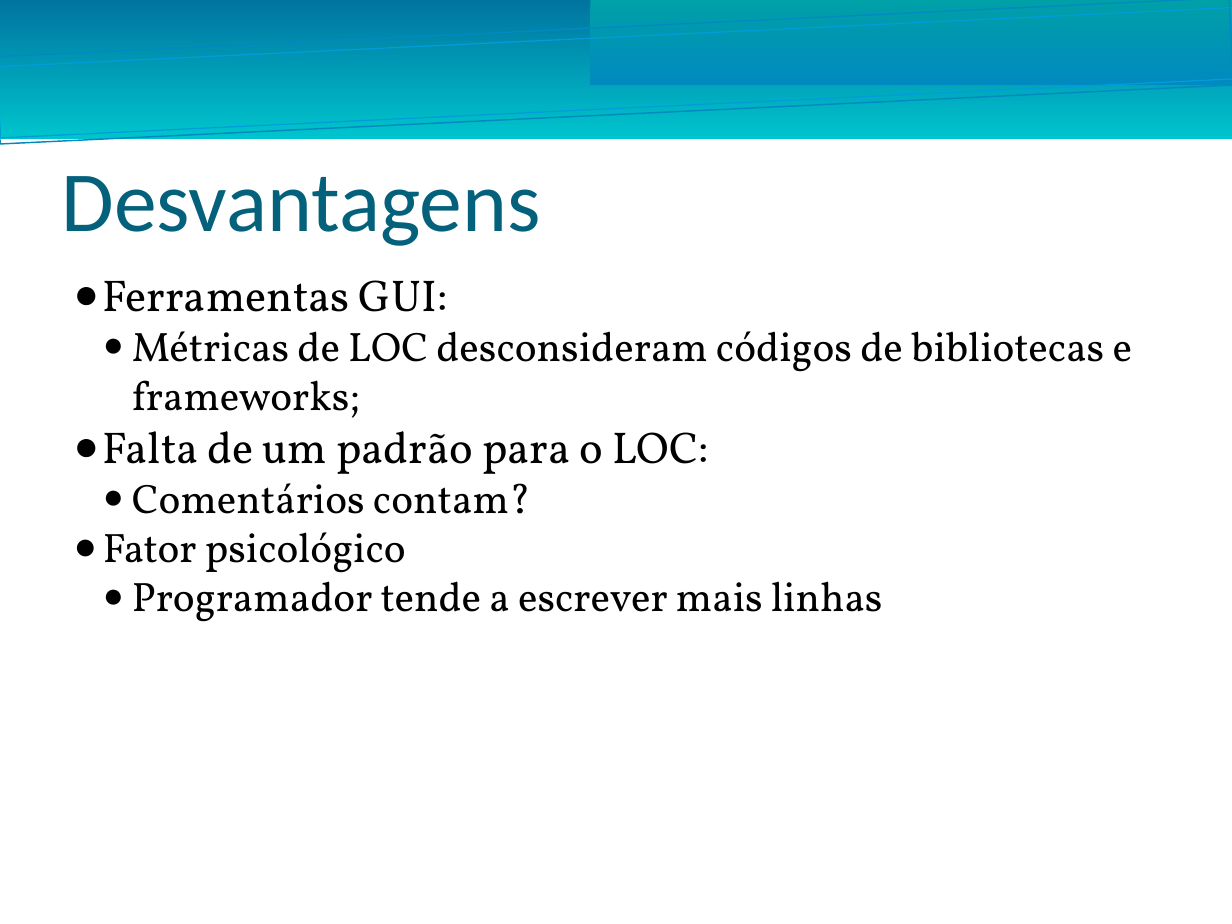
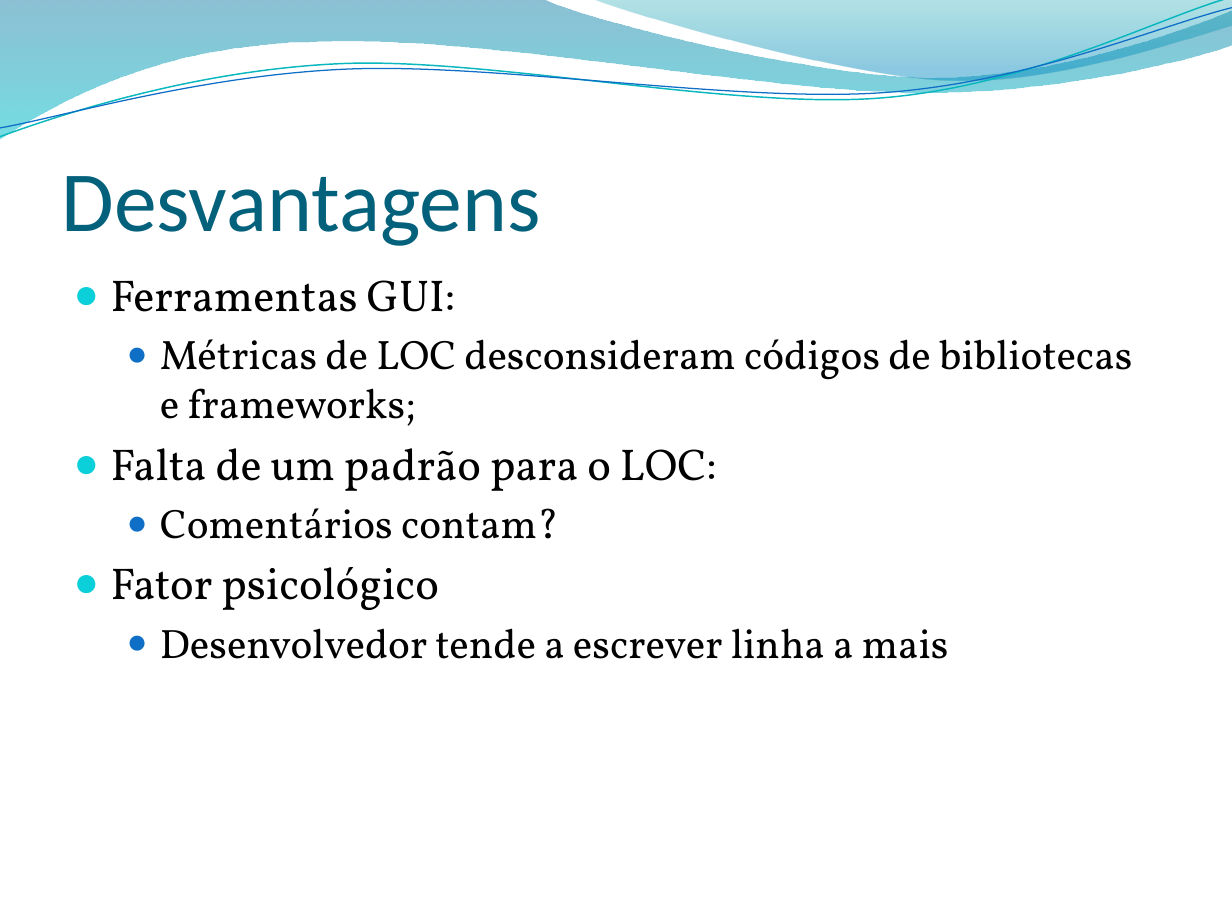
Before and after one commit to guglinski/bolsistas, a slide deck: slide 6 of Atividade 4 - bolsistas/Atividade 4 - ES.pptx. Drawn at 1232x924 pixels with LibreOffice and Linux fonts; fonts in the diff are those of the drawing; background and template pictures are left out. Boxes give left, top, right and bottom in pixels: in the first picture for what was removed or moved away, otherwise in the second. Text is boxed around its words. In the diff, an @@ line names an element or a change of style, - is before the commit and + after.

```diff
--- a/Atividade 4 - bolsistas/Atividade 4 - ES.pptx
+++ b/Atividade 4 - bolsistas/Atividade 4 - ES.pptx
@@ rectangle removed at [0,0,1232,139] @@
@@ rectangle removed at [0,0,1232,144] @@
@@ rectangle removed at [0,8,1232,137] @@
@@ freeform shape added at [0,0,1232,139], fill gradient #0074A1 to #00C6CF @@
@@ freeform shape added at [0,0,1232,144], outline #0AB8BF 0.85 pt @@
@@ freeform shape added at [0,8,1232,137], outline #0F6FC6 0.75 pt @@
@@ rectangle removed at [590,0,1232,85] @@
@@ freeform shape added at [590,0,1232,85], fill gradient #00A1A9 to #008BBF @@
@@ text at [111,280,1132,610]: size 24 to 26 pt in "Fator psicológico"; indent changed; more space between paragraphs @@
@@ text at [160,628,949,659]: text changed @@
-  ● Programador tende a escrever mais linhas
+  ● Desenvolvedor tende a escrever linha a mais
```
Also in this commit, not shown: 5 other slides changed, 1 slide added.
